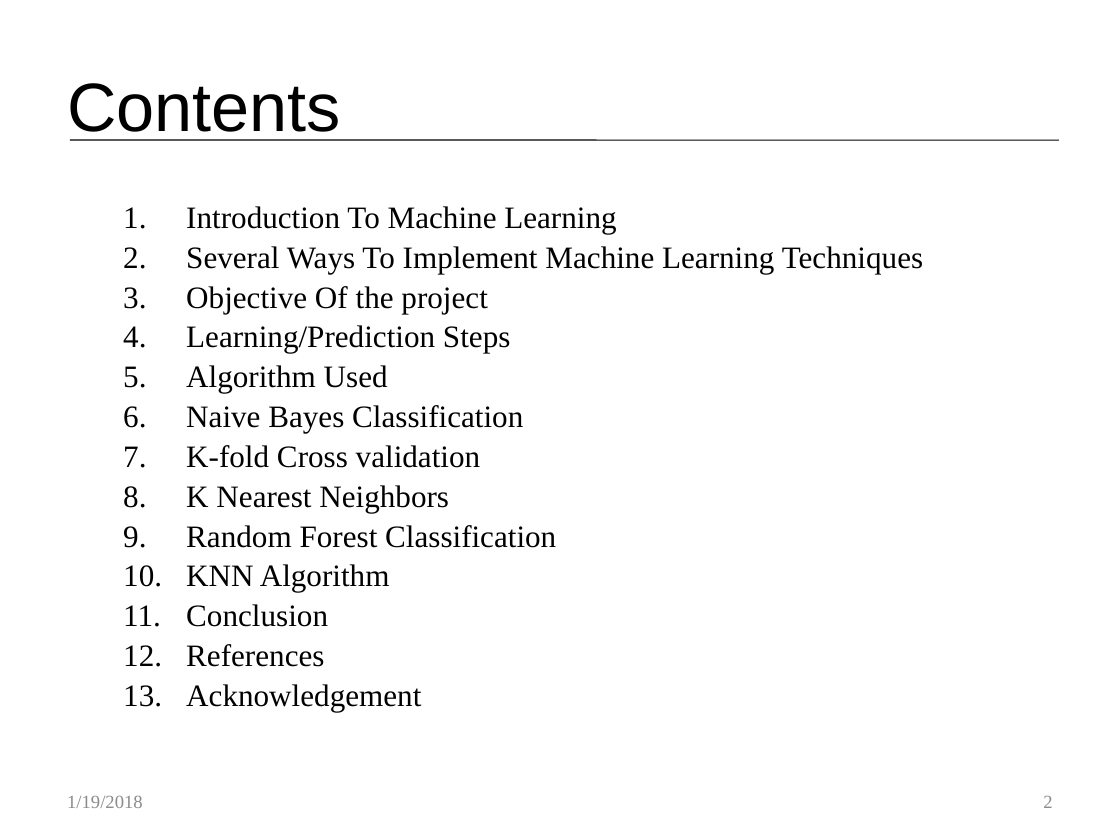
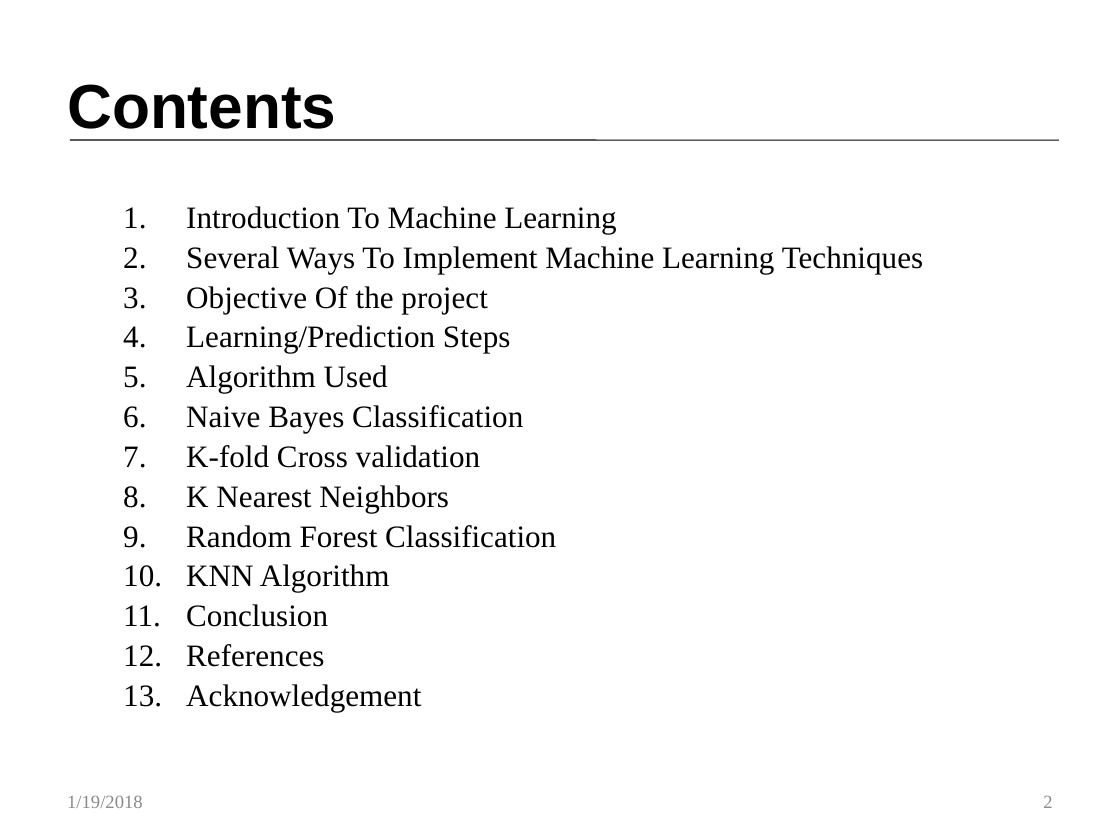
Before and after one commit to Customer-Churn-Prediction/Project-Machine-Learning, a slide deck: slide 2 of Customer Churn Prediction In Telecom Industry.pptx. Drawn at 1120x840 pixels with LibreOffice and Linux fonts; fonts in the diff are those of the drawing. Boxes give left, top, right and bottom in pixels: in the first picture for what was removed or moved away, otherwise in the second. Text is boxed around its words. In the diff, an @@ line names an element or a change of style, - is before the commit and + after.

```diff
--- a/Customer Churn Prediction In Telecom Industry.pptx
+++ b/Customer Churn Prediction In Telecom Industry.pptx
@@ title "Contents" at [67,84,336,129]: size 44 to 40 pt, bold on @@
```
Also in this commit, not shown: 14 other slides changed.
